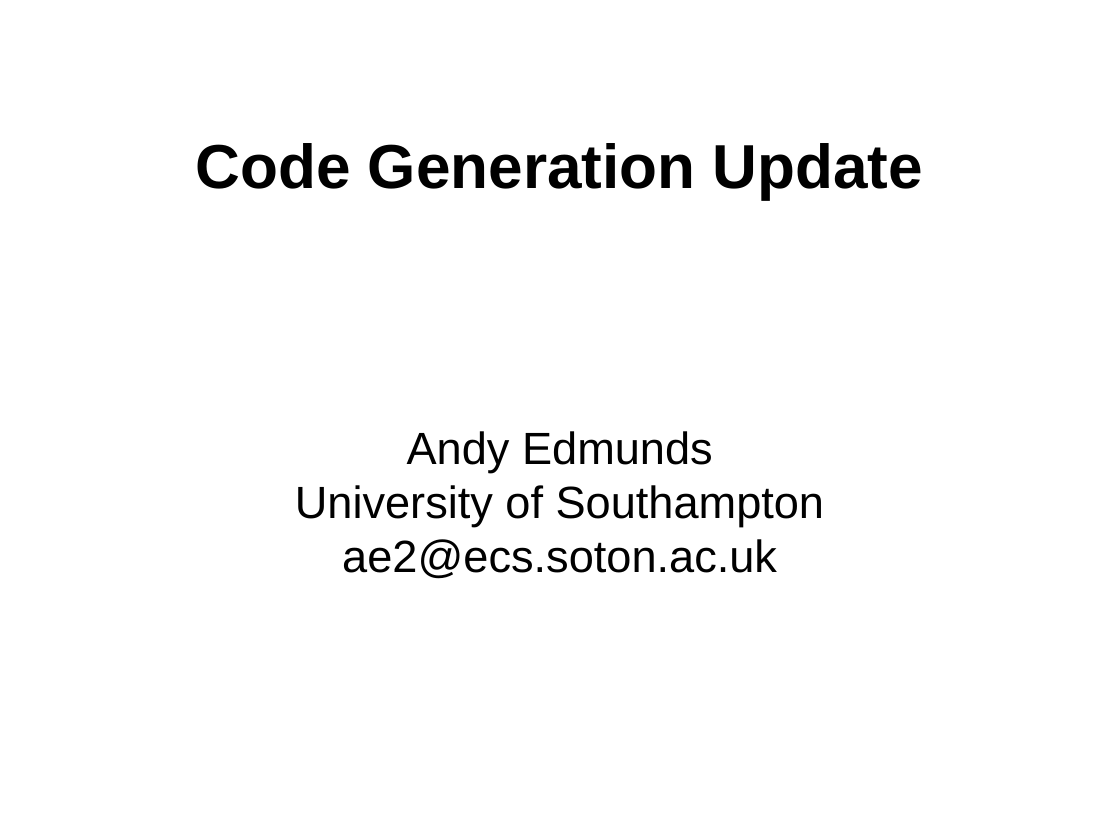
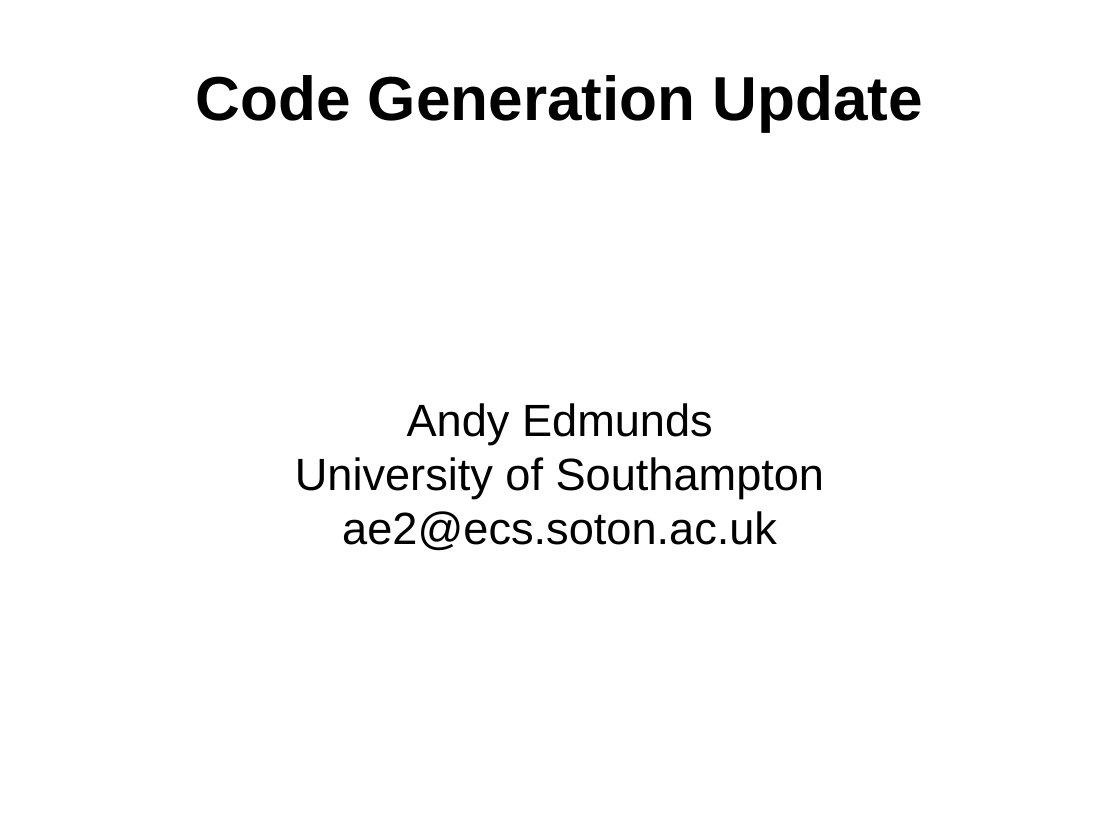
Before and after one commit to weetmuts/rodin-b-sharp-iUML_B_Utils, a slide deck: slide 1 of work/store/Writing/RUDW2014(accepted)/presentation/presentation.odp. Drawn at 1120x840 pixels with LibreOffice and Linux fonts; fonts in the diff are those of the drawing. Boxes give left, top, right and bottom in pixels: in the first picture for what was removed or moved away, otherwise in the second. Text is boxed around its words. In the diff, an @@ line names an element or a change of style, - is before the commit and + after.

```diff
--- a/work/store/Writing/RUDW2014(accepted)/presentation/presentation.odp
+++ b/work/store/Writing/RUDW2014(accepted)/presentation/presentation.odp
@@ title "Code Generation Update": place and size @@
-title "Code Generation Update" at bbox=[196, 143, 923, 199]
+title "Code Generation Update" at bbox=[196, 75, 923, 131]
@@ subtitle "Andy Edmunds": place and size @@
-subtitle "Andy Edmunds" at bbox=[295, 431, 825, 579]
+subtitle "Andy Edmunds" at bbox=[295, 403, 825, 551]
```
Also in this commit, not shown: 3 other slides changed, 3 slides added, 2 slides removed, 4 other files.
